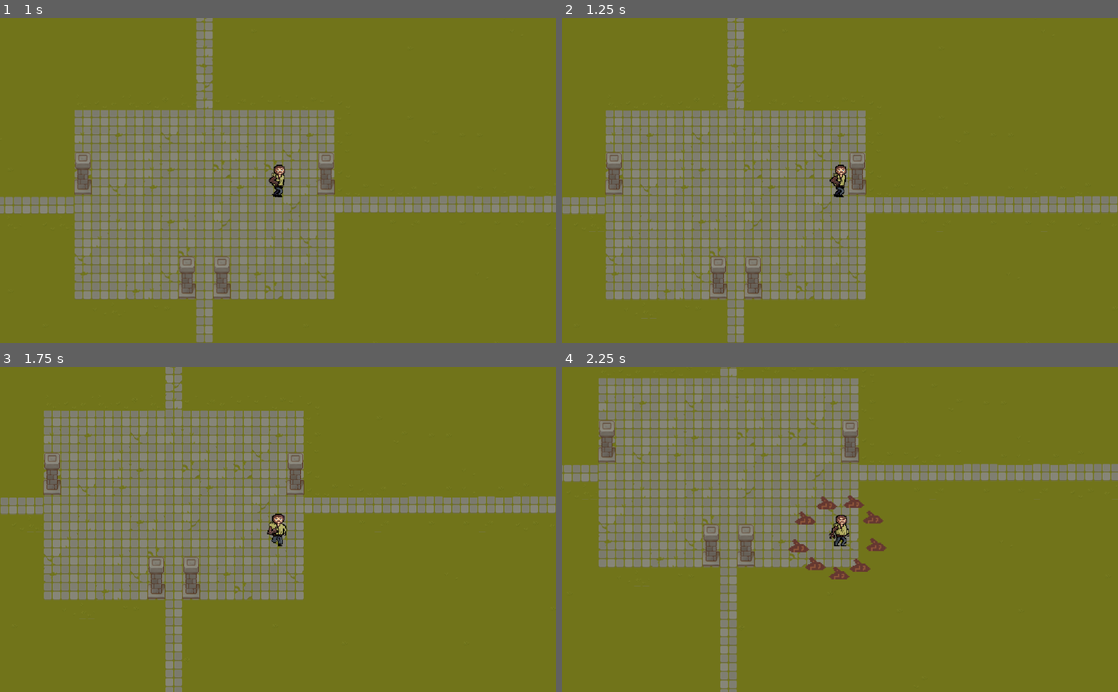
Above: before the commit, frames 1-4 (two rows, left to right).
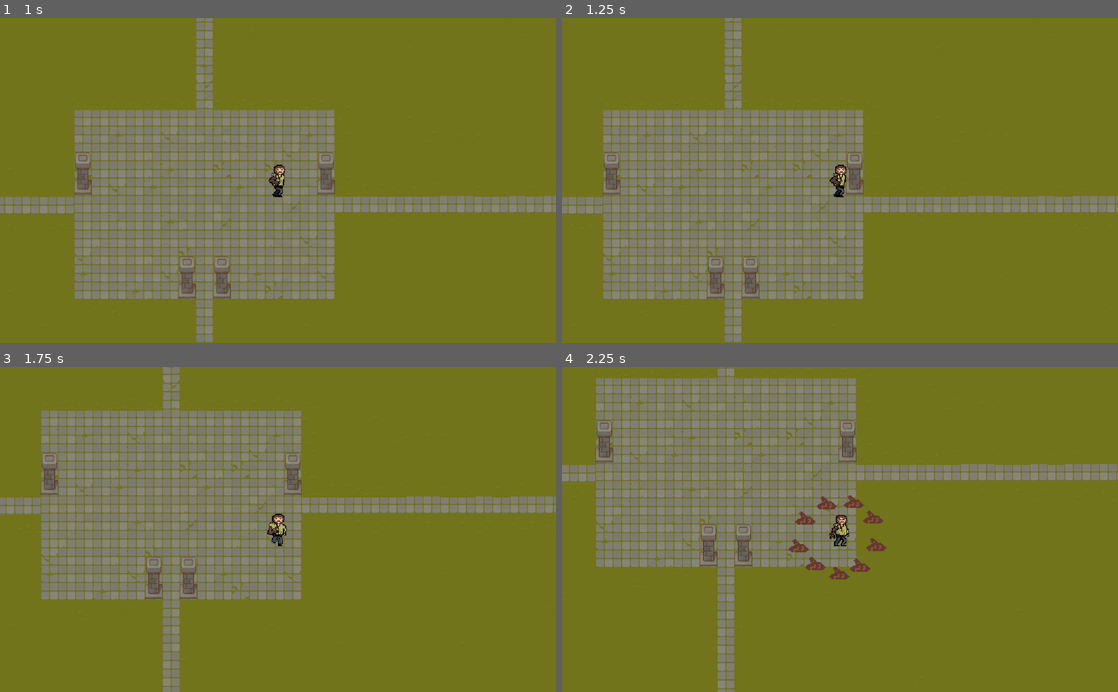
Above: after the commit, the same moments.

Repository: tarikdemiroren/GameCircleJam
Game: Godot game, scene res://src/levels/LevelTemplate.tscn
The game is run twice, just before and just after one commit, with the same random seed, the same clock (stepped at 60 frames per second) and the same inputs. This scene is started directly instead of the project's main scene.
Inputs:
- Up to frame 1 (1 s): tap Enter at 0.5 s; hold Right (right) from 0.53 s (still down); hold Shift (sprint) from 0.53 s (still down)
- Up to frame 2 (1.25 s): keep holding Right (right); keep holding Shift (sprint)
- Up to frame 3 (1.75 s): release Right (right) at 1.28 s; release Shift (sprint) at 1.28 s; hold Down (down) from 1.28 s (still down); tap P (take_damage) at 1.35 s
- Up to frame 4 (2.25 s): release Down (down) at 2.03 s; hold Right (right) from 2.03 s (still down); tap S (ultimate_attack) at 2.1 s

Frame 1 is identical in both runs. In frame 2, 12% of the frame differs, in the area x 0-100%, y 0-100%; in frame 3, 11%; in frame 4, 11%.

Commit message:
player collision smoller now

Diff:
--- a/MyGame/src/actors/Player.gd
+++ b/MyGame/src/actors/Player.gd
@@ -16,6 +16,8 @@
 onready var mid_atk_up := $MidRangeAttackUp
 onready var mid_atk_lr := $MidRangeAttackLr
 onready var mid_atk_down := $MidRangeAttackDown
+
+onready var hurtarea = $playerhurt/CollisionShape2D
 #onready var boomerang_atk := $BoomerangAttack
 
 onready var sprites = [main_sprite,close_atk_up,close_atk_lr,close_atk_down,mid_atk_up,mid_atk_lr,mid_atk_down]
@@ -31,6 +33,7 @@
 onready var rootSpawns2 = [$layer2/rootSpawner, $layer2/rootSpawner2, $layer2/rootSpawner3, $layer2/rootSpawner4, $layer2/rootSpawner5, $layer2/rootSpawner6, $layer2/rootSpawner7, $layer2/rootSpawner8, $layer2/rootSpawner9]
 
 func _ready() -> void:
+	hurtarea.disabled = true
 	cam.make_current()
 	animation_tree.active = true
 	state_machine.travel("idle_right")
--- a/MyGame/src/actors/Player.tscn
+++ b/MyGame/src/actors/Player.tscn
@@ -231,6 +231,30 @@
 "update": 0,
 "values": [ Vector2( 71.6667, -5 ) ]
 }
+tracks/18/type = "value"
+tracks/18/path = NodePath("playerhurt/CollisionShape2D:shape:extents")
+tracks/18/interp = 1
+tracks/18/loop_wrap = true
+tracks/18/imported = false
+tracks/18/enabled = true
+tracks/18/keys = {
+"times": PoolRealArray( 0 ),
+"transitions": PoolRealArray( 1 ),
+"update": 0,
+"values": [ Vector2( 9.97282, 10 ) ]
+}
+tracks/19/type = "value"
+tracks/19/path = NodePath("playerhurt/CollisionShape2D:disabled")
+tracks/19/interp = 1
+tracks/19/loop_wrap = true
+tracks/19/imported = false
+tracks/19/enabled = true
+tracks/19/keys = {
+"times": PoolRealArray( 0 ),
+"transitions": PoolRealArray( 1 ),
+"update": 0,
+"values": [ false ]
+}
 
 [sub_resource type="Animation" id=135]
 resource_name = "boomerang_left"
@@ -483,6 +507,30 @@
 "args": [  ],
 "method": "free_soul"
 } ]
+}
+tracks/4/type = "value"
+tracks/4/path = NodePath("playerhurt/CollisionShape2D:shape:extents")
+tracks/4/interp = 1
+tracks/4/loop_wrap = true
+tracks/4/imported = false
+tracks/4/enabled = true
+tracks/4/keys = {
+"times": PoolRealArray( 0, 0.37 ),
+"transitions": PoolRealArray( 1, 1 ),
+"update": 0,
+"values": [ Vector2( 9.97282, 10 ), Vector2( 14.9456, 10 ) ]
+}
+tracks/5/type = "value"
+tracks/5/path = NodePath("playerhurt/CollisionShape2D:disabled")
+tracks/5/interp = 1
+tracks/5/loop_wrap = true
+tracks/5/imported = false
+tracks/5/enabled = true
+tracks/5/keys = {
+"times": PoolRealArray( 0, 0.45 ),
+"transitions": PoolRealArray( 1, 1 ),
+"update": 1,
+"values": [ false, true ]
 }
 
 [sub_resource type="Animation" id=129]
@@ -1383,6 +1431,9 @@
 
 [sub_resource type="AnimationNodeStateMachinePlayback" id=8]
 
+[sub_resource type="RectangleShape2D" id=186]
+extents = Vector2( 9.97282, 10 )
+
 [node name="Player" type="KinematicBody2D"]
 scale = Vector2( 0.6, 0.6 )
 collision_layer = 8
@@ -1462,8 +1513,8 @@
 position = Vector2( -207.977, -63 )
 
 [node name="PlayerStableCollision" type="CollisionPolygon2D" parent="."]
-position = Vector2( -28.0417, 50.0263 )
-scale = Vector2( 1.91667, 1.83564 )
+position = Vector2( -29.1389, 53.2495 )
+scale = Vector2( 1.67285, 1.4542 )
 polygon = PoolVector2Array( 28, -20, 28, -26, 26.1871, -28.1674, 5, -28, 3, -21, 5, -14, 7, -13, 8, -9, 8, 0, 24, 0, 25, -13, 26, -16 )
 
 [node name="playerAnimationController" type="AnimationPlayer" parent="."]
@@ -1507,7 +1558,6 @@
 
 [node name="Camera" type="Camera2D" parent="."]
 position = Vector2( -0.971616, 0.999997 )
-scale = Vector2( 1, 1 )
 
 [node name="PlayerSprite" type="Sprite" parent="."]
 position = Vector2( -0.971252, 2 )
@@ -1567,4 +1617,11 @@
 texture = ExtResource( 12 )
 hframes = 8
 
+[node name="playerhurt" type="Area2D" parent="."]
+
+[node name="CollisionShape2D" type="CollisionShape2D" parent="playerhurt"]
+position = Vector2( 23.2058, 0 )
+scale = Vector2( 4.69217, 6.08093 )
+shape = SubResource( 186 )
+
 [connection signal="animation_finished" from="playerAnimationController" to="playerAnimationController" method="_on_playerAnimationController_animation_finished"]
Not shown: 1 places in MyGame/src/actors/Player.tscn that only renumber resources
